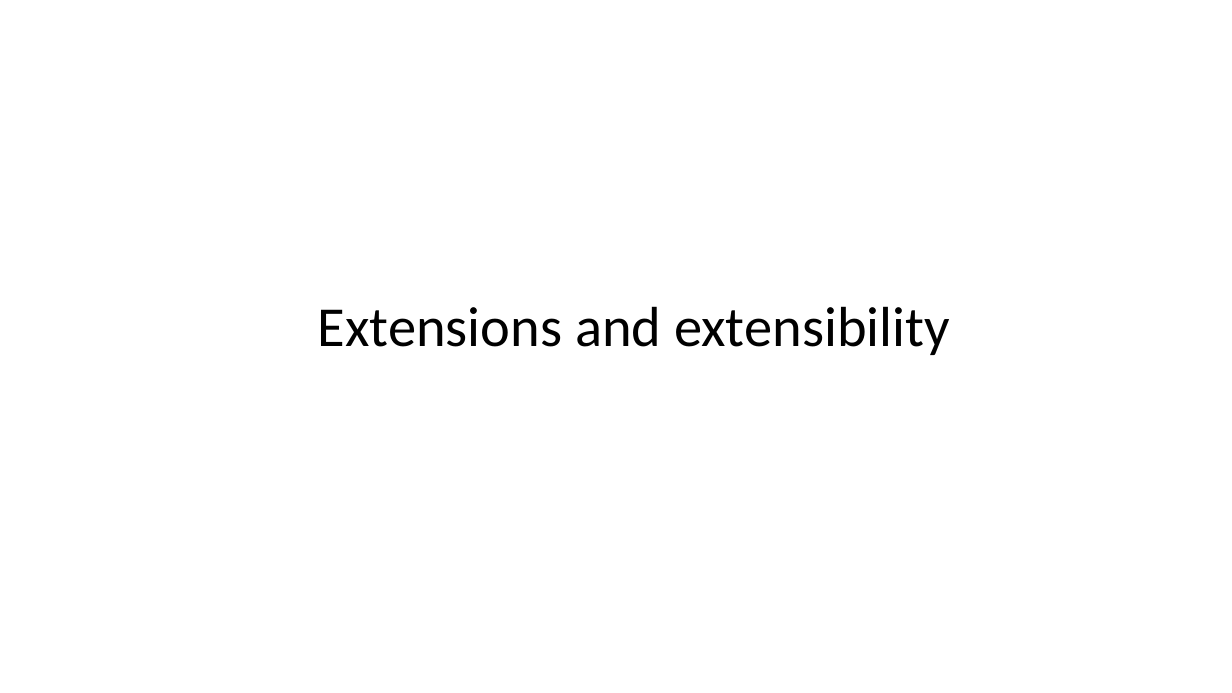
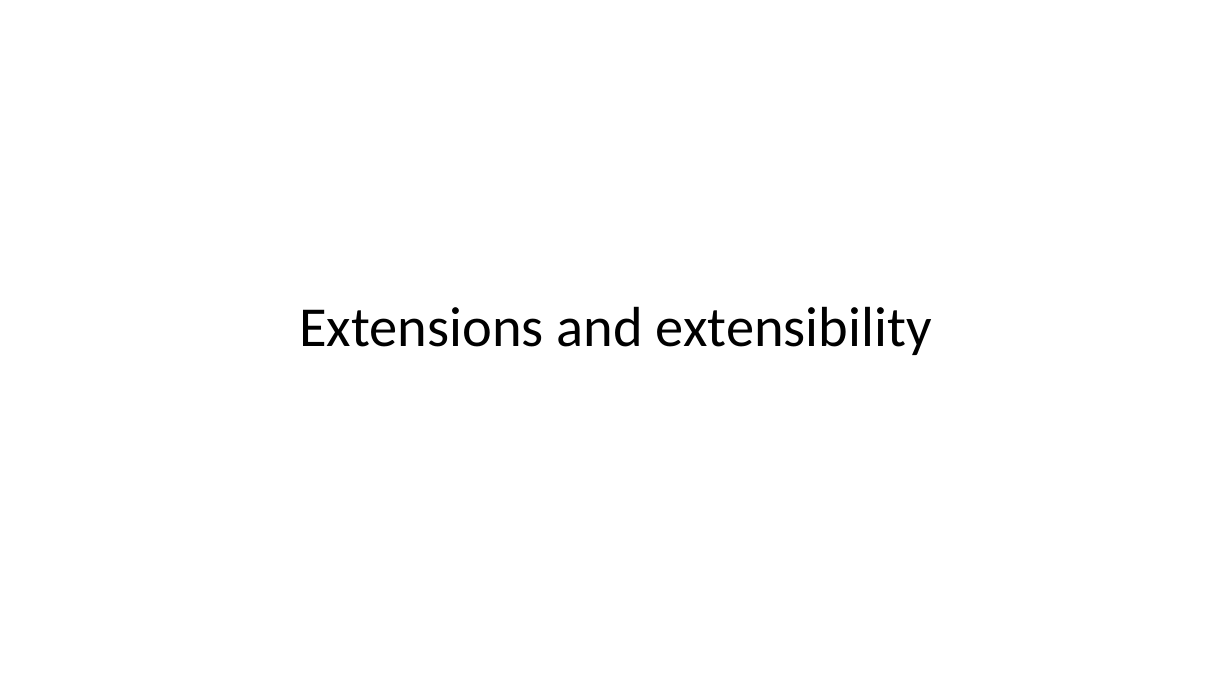
Before and after one commit to vba/presentations, a slide deck: slide 16 of build.js/build.js.pptx (slide 12 before the commit). Drawn at 1232x693 pixels with LibreOffice and Linux fonts; fonts in the diff are those of the drawing. Boxes give left, top, right and bottom in pixels: in the first picture for what was removed or moved away, otherwise in the second. Text is boxed around its words. In the diff, an @@ line names an element or a change of style, - is before the commit and + after.

```diff
--- a/build.js/build.js.pptx
+++ b/build.js/build.js.pptx
@@ title "Extensions and extensibility": place and size @@
-title "Extensions and extensibility" at [318, 306, 950, 355]
+title "Extensions and extensibility" at [299, 306, 932, 355]
```
Also in this commit, not shown: 3 other slides changed, 4 slides added.
